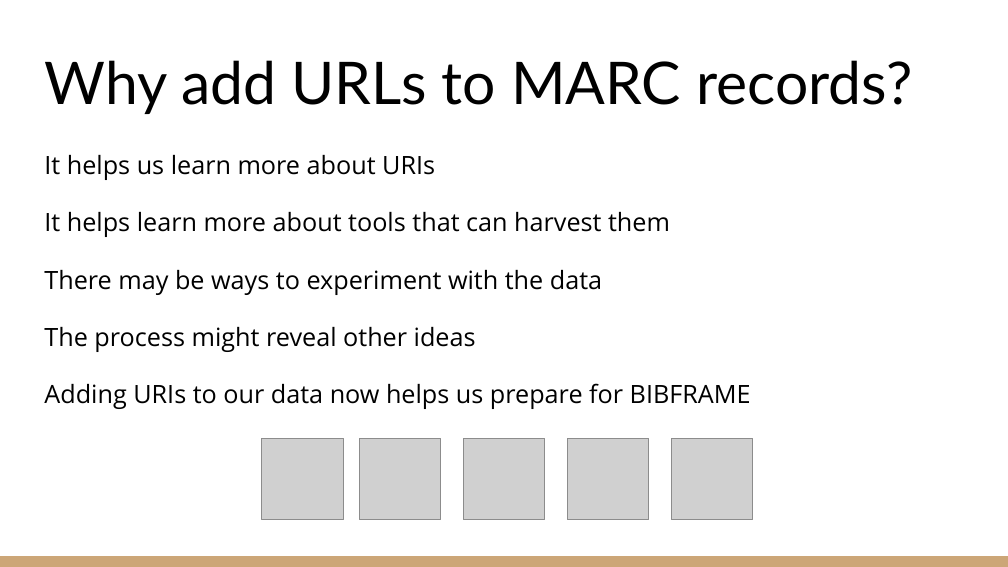
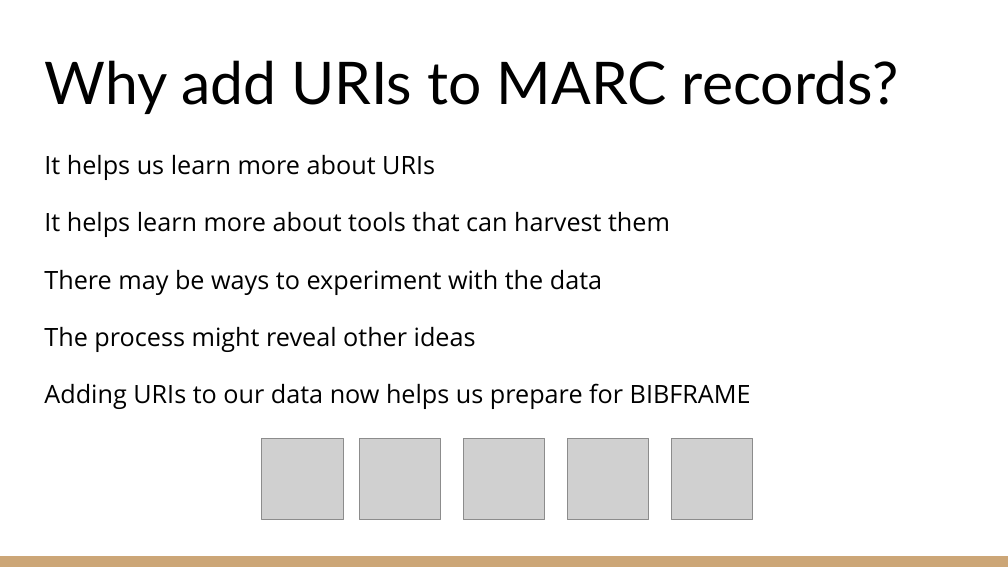
Before and after one commit to eightBitter/erl2018-linked-data-workshop, a slide deck: slide 13 of uris-marc/slides.pptx. Drawn at 1008x567 pixels with LibreOffice and Linux fonts; fonts in the diff are those of the drawing; grey boxes stand for pictures. Boxes give left, top, right and bottom in pixels: in the first picture for what was removed or moved away, otherwise in the second. Text is boxed around its words. In the diff, an @@ line names an element or a change of style, - is before the commit and + after.

```diff
--- a/uris-marc/slides.pptx
+++ b/uris-marc/slides.pptx
@@ title at bbox=[44, 60, 898, 114]: text changed @@
-Why add URLs to MARC records?
+Why add URIs to MARC records?
```
Also in this commit, not shown: 1 other slide changed, 1 other file.
